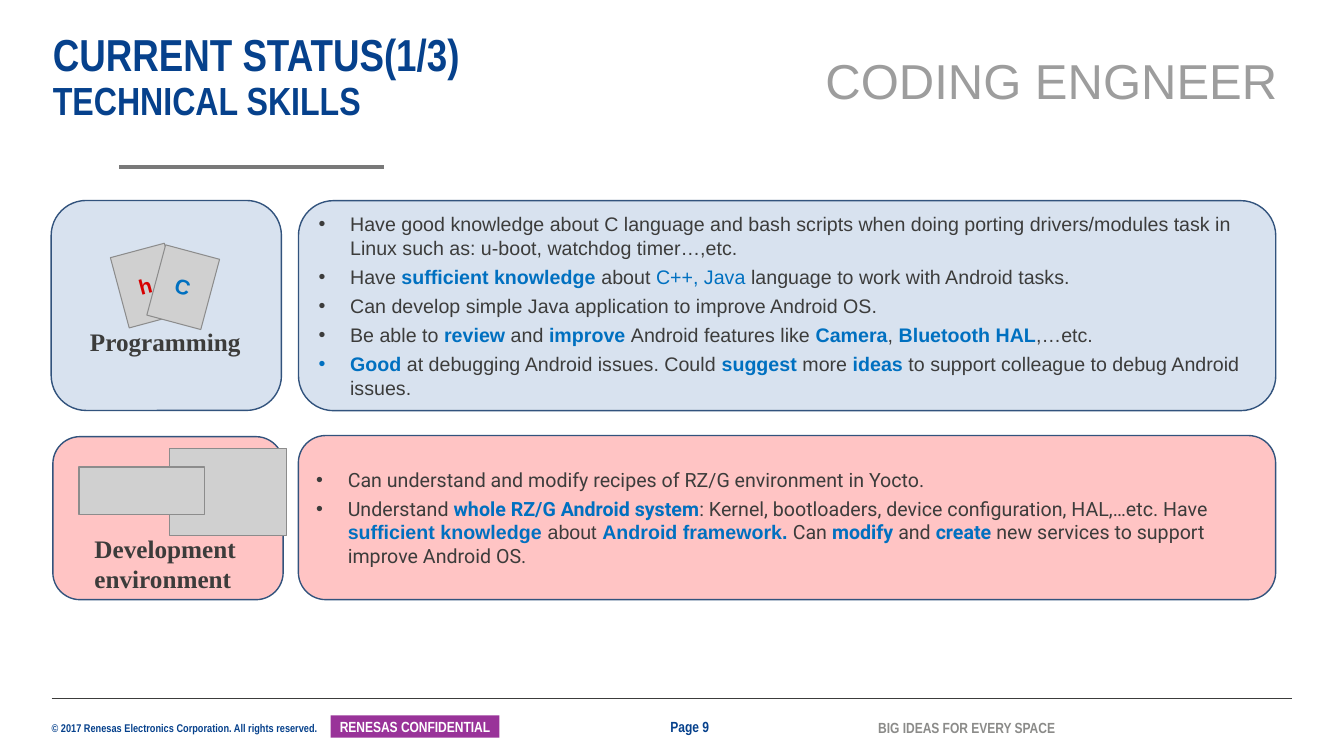
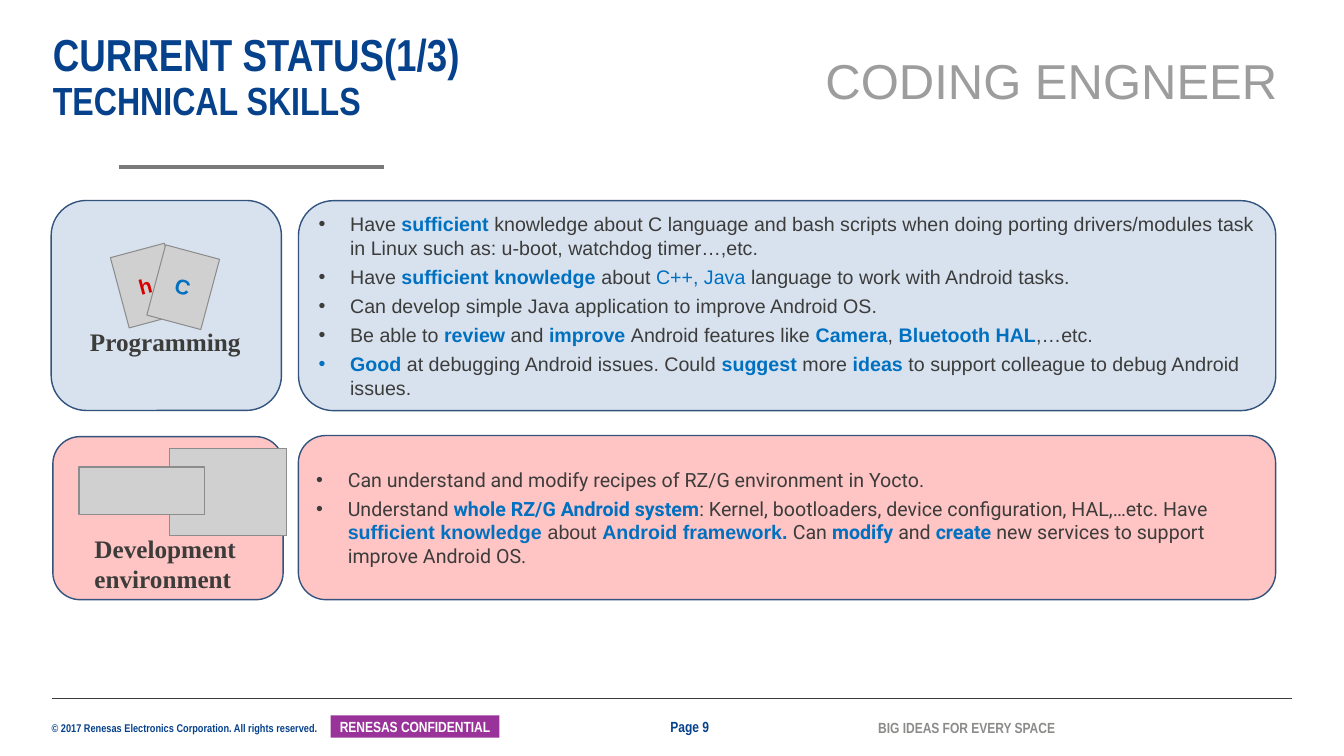
Before and after one commit to tranchikha/myapplication, a slide deck: slide 9 of LAST_TERM/2042_TranChiKha_SS32_MentorMentee_26G.pptx. Drawn at 1344x756 pixels with LibreOffice and Linux fonts; fonts in the diff are those of the drawing; grey boxes stand for pictures; background and template pictures are left out. Boxes give left, top, right and bottom in pixels: in the first picture for what was removed or moved away, otherwise in the second. Text is boxed around its words. In the diff, an @@ line names an element or a change of style, - is before the commit and + after.

```diff
--- a/LAST_TERM/2042_TranChiKha_SS32_MentorMentee_26G.pptx
+++ b/LAST_TERM/2042_TranChiKha_SS32_MentorMentee_26G.pptx
@@ text in rounded rectangle at [350,216,1254,259]: text changed @@
-• Have good knowledge about C language and bash scripts when doing porting drivers/modules task in Linux such as: u-boot, watchdog timer…,etc.
+• Have sufficient knowledge about C language and bash scripts when doing porting drivers/modules task in Linux such as: u-boot, watchdog timer…,etc.
```
Also in this commit, not shown: 6 other slides changed, 1 other file.
